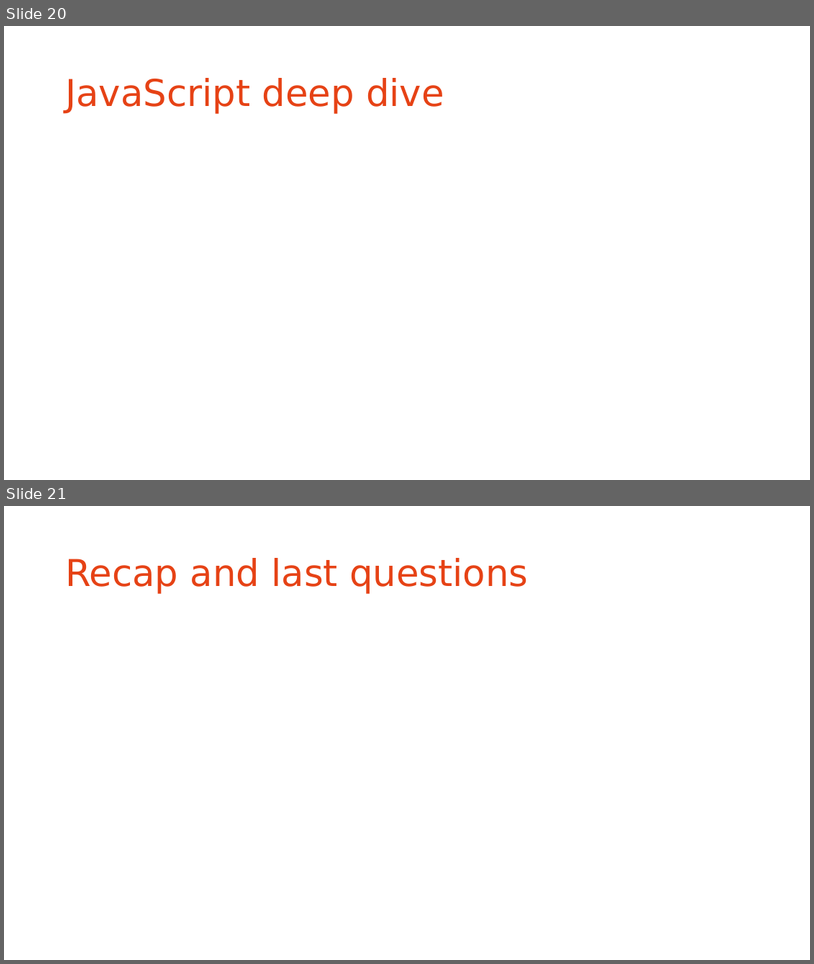
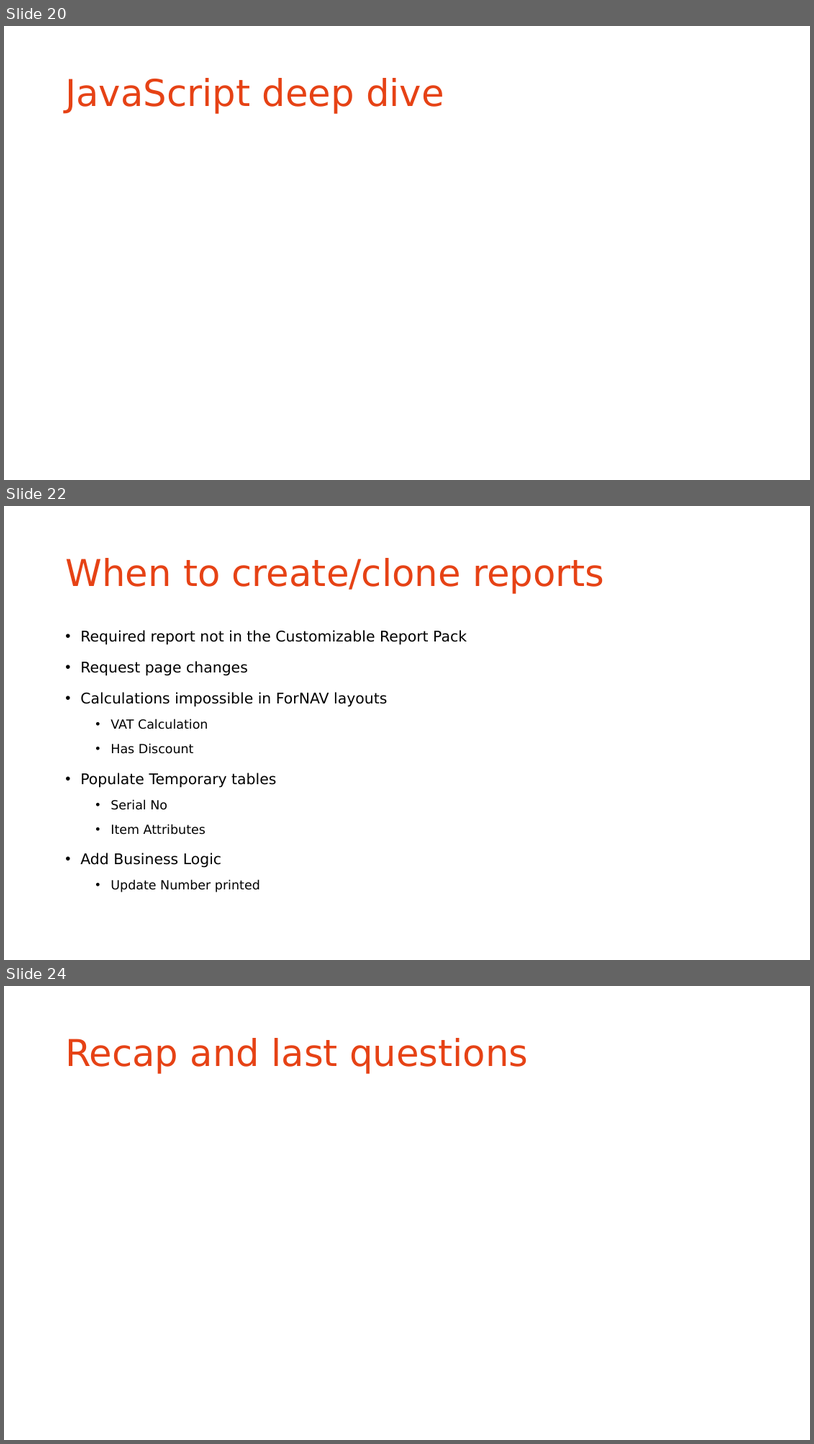
Before and after one commit to fornav/ForNav.Training.Modules, a slide deck: Powerpoint/Webinar Developer.pptx. Shown one above the other, each under a label of ours: slides 20 and 21 before the commit, slides 20, 22 and 24 after it; the slides between them are not shown. The pictures are 814x964 and 814x1444 pixels, drawn with LibreOffice and Linux fonts; fonts in the diff are those of the drawing; background and template pictures are left out. Boxes give left, top, right and bottom in pixels: in the first picture for what was removed or moved away, otherwise in the second. Text is boxed around its words. In the diff, an @@ line names an element or a change of style, - is before the commit and + after.

```diff
--- a/Powerpoint/Webinar Developer.pptx
+++ b/Powerpoint/Webinar Developer.pptx
@@ slide 22 added at (4,506,810,960), background #FFFFFF @@
@@ title added at (65,558,604,593), 44 pt, text #E64215 @@
+When to create/clone reports
@@ text added at (80,630,467,892), 17.5 pt, text #000000 @@
+• Required report not in the Customizable Report Pack
+• Request page changes
+• Calculations impossible in ForNAV layouts
+  • VAT Calculation
+  • Has Discount
+• Populate Temporary tables
+  • Serial No
+  • Item Attributes
+• Add Business Logic
+  • Update Number printed
@@ what was slide 21 is now slide 24 @@
```
Also in this commit, not shown: 1 slide changed, 2 other slides added, 4 other files.
